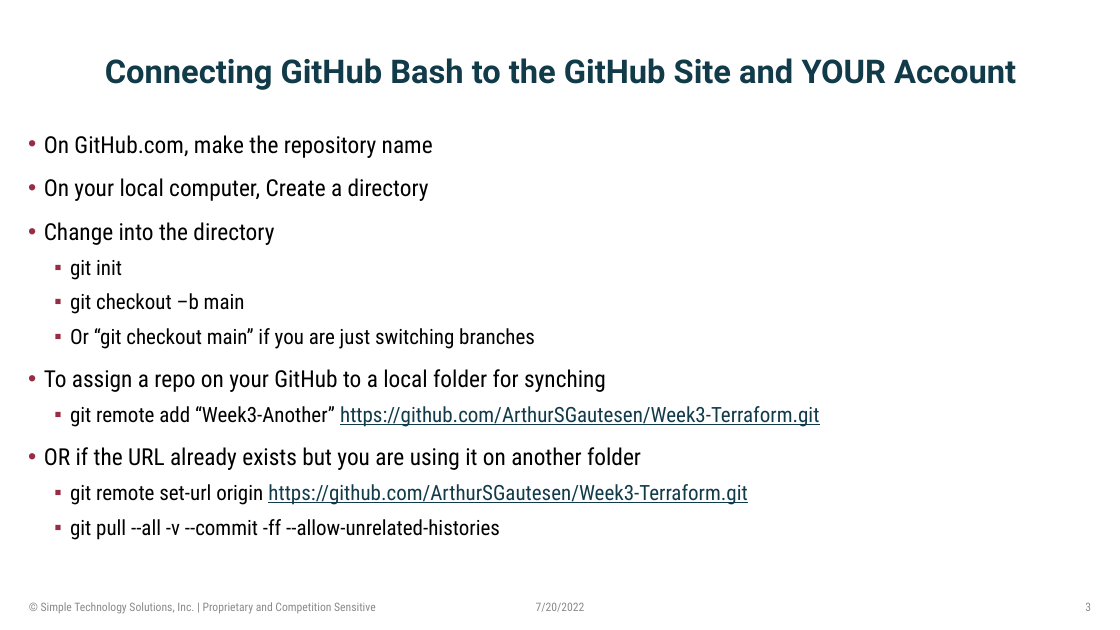
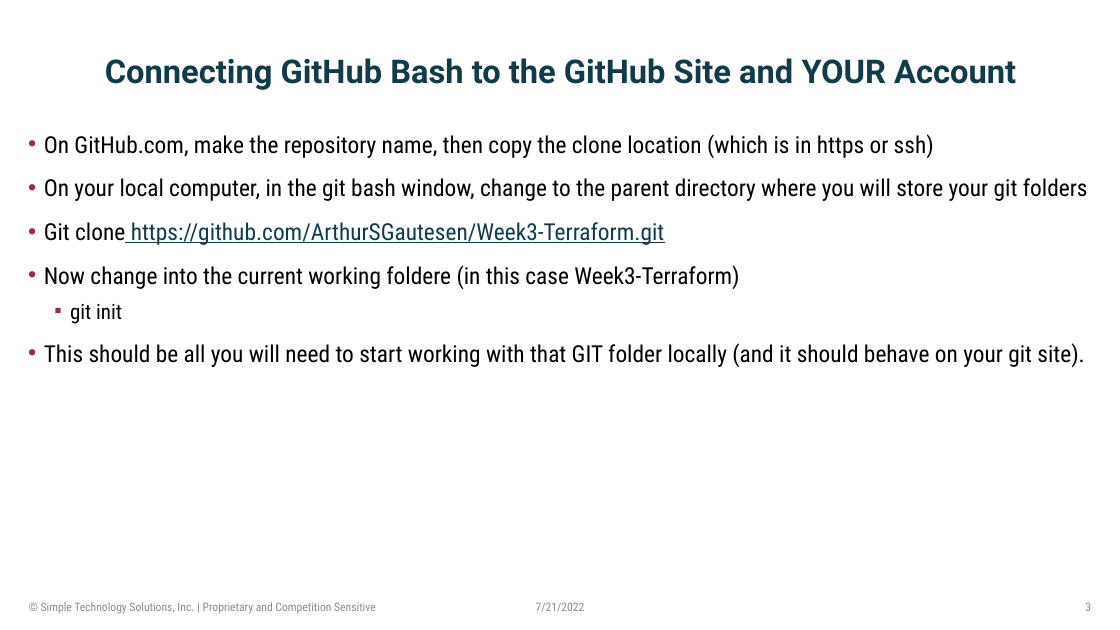
Before and after one commit to ArthurSGautesen/Week3-Terraform, a slide deck: slide 3 of Week3-GitHub_And_Terraform.pptx. Drawn at 1120x630 pixels with LibreOffice and Linux fonts; fonts in the diff are those of the drawing; background and template pictures are left out. Boxes give left, top, right and bottom in pixels: in the first picture for what was removed or moved away, otherwise in the second. Text is boxed around its words. In the diff, an @@ line names an element or a change of style, - is before the commit and + after.

```diff
--- a/Week3-GitHub_And_Terraform.pptx
+++ b/Week3-GitHub_And_Terraform.pptx
@@ text at (x1=44, y1=134, x2=1088, y2=289): text changed @@
-• On GitHub.com, make the repository name
-• On your local computer, Create a directory
-• Change into the directory
+• On GitHub.com, make the repository name, then copy the clone location (which is in https or ssh)
+• On your local computer, in the git bash window, change to the parent directory where you will store your git folders
+• Git clone https://github.com/ArthurSGautesen/Week3-Terraform.git
+• Now change into the current working foldere (in this case Week3-Terraform)
@@ text at (x1=44, y1=343, x2=1084, y2=367): text changed; size 18 to 20 pt @@
-  ▪ git checkout –b main
-  ▪ Or “git checkout main” if you are just switching branches
-• To assign a repo on your GitHub to a local folder for synching
-  ▪ git remote add “Week3-Another” https://github.com/ArthurSGautesen/Week3-Terraform.git
-• OR if the URL already exists but you are using it on another folder
-  ▪ git remote set-url origin https://github.com/ArthurSGautesen/Week3-Terraform.git
-  ▪ git pull --all -v --commit -ff --allow-unrelated-histories
+• This should be all you will need to start working with that GIT folder locally (and it should behave on your git site).
@@ text at (x1=536, y1=602, x2=585, y2=612): text changed @@
-7/20/2022
+7/21/2022
```
Also in this commit, not shown: 5 other slides changed, 1 other file.
